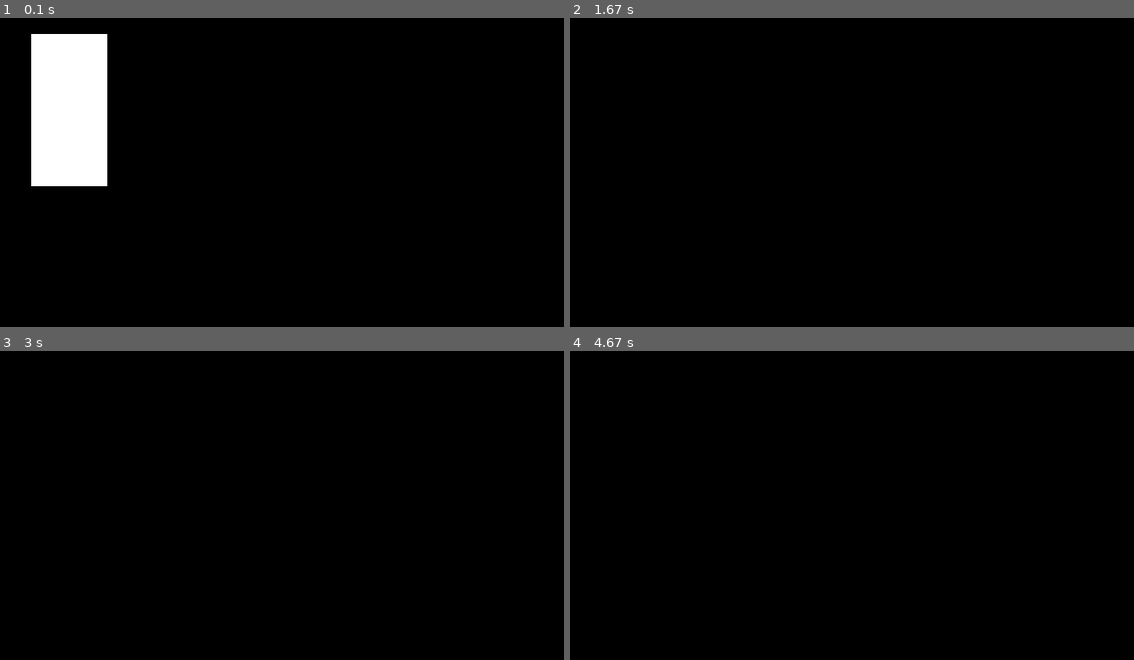
Above: before the commit, frames 1-4 (two rows, left to right).
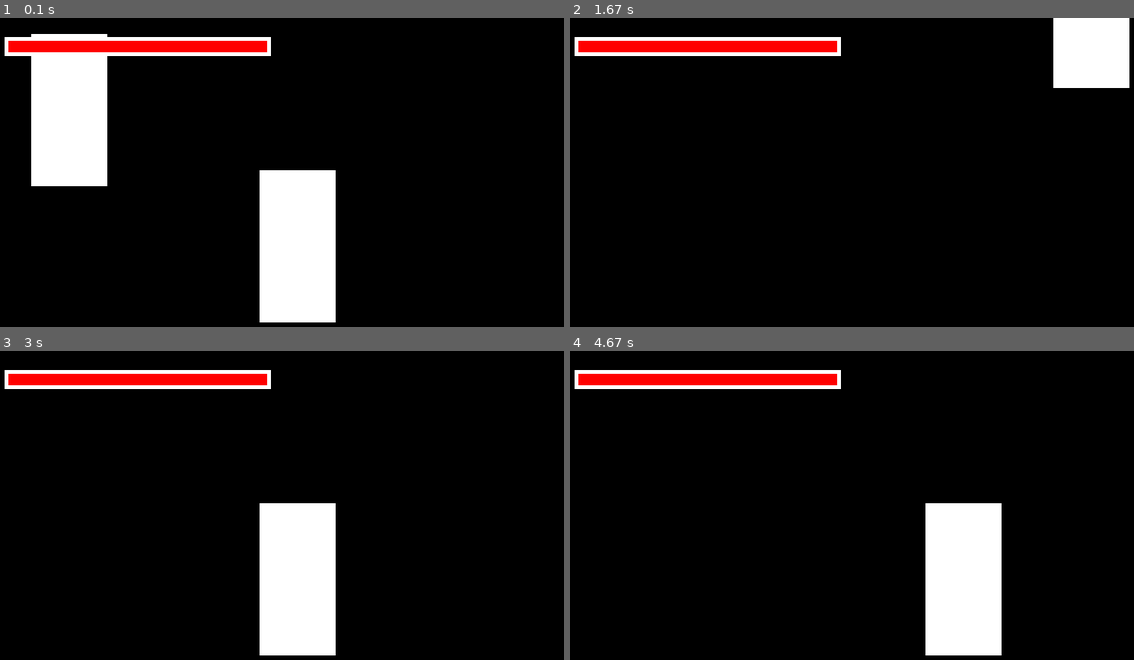
Above: after the commit, the same moments.

Repository: AJHS-Kelley/8b-ajhs-game-programming-23-24-MajinMusic
Game: pygame game, started from gameProgramming/09_finalProject/finalProject.py
Two runs of this game, one before a commit and one after it. Both use one fixed random seed, a clock stepped at 60 frames per second and the inputs below.
Inputs:
- Up to frame 1 (0.1 s): no input
- Up to frame 2 (1.67 s): tap Space at 0.33, 0.73, 1.03, 1.23, 1.57 s; hold Right 0.67-1.13 s; hold D 0.67-1.13 s; hold Up 1.17-1.47 s; hold Right from 1.5 s (still down); hold D from 1.5 s (still down)
- Up to frame 3 (3 s): tap Space at 1.87, 2.07, 2.37, 2.63, 2.93 s; release Right at 1.97 s; release D at 1.97 s; hold Left 2-2.53 s; hold A 2-2.53 s; hold Left 2.57-2.97 s; hold A 2.57-2.97 s
- Up to frame 4 (4.67 s): hold Up 3-3.37 s; tap Space at 3.07, 3.47, 3.77, 4.13, 4.43, 4.63 s; hold Right 3.4-4.03 s; hold D 3.4-4.03 s; hold Left 4.07-4.53 s; hold A 4.07-4.53 s; hold Right from 4.57 s (still down); hold D from 4.57 s (still down)

The runs differ from the first frame. In frame 1, 9.2% of the frame differs, in the area x 0-60%, y 6-99%; in frame 2, 6.0%; in frame 3, 9.6%; in frame 4, 9.6%.

Commit message:
finalProject.py v0.2.1
Added second player.

Diff:
--- a/gameProgramming/09_finalProject/finalProject.py
+++ b/gameProgramming/09_finalProject/finalProject.py
@@ -1,4 +1,4 @@
-# Final Project, Jacob Desha, v0.2
+# Final Project, Jacob Desha, v0.2.1
 import pygame
 from sys import exit
 import random
@@ -12,8 +12,10 @@
 width = 100
 height = 200
 vel = 10
-gravity = 0
-moveSpeed = 0
+player1_gravity = 0
+player1_Speed = 0
+player2_Speed = 0
+player2_gravity = 0
 
 resolution = 0 # = Low Resolution (800, 600), 1 = High Resolution (1920, 1080)
 
@@ -46,11 +48,19 @@
 screen = pygame.display.set_mode((x, y))
 test_background = pygame.image.load('img/background.png').convert()
 
-#create player
-test_surface = pygame.image.load('img\square.png').convert()
-test_SRect = test_surface.get_rect(midbottom = (100,200))
-xAxis = test_SRect.x
-yAxis = test_SRect.y
+test_health = pygame.Surface((350, 25))
+test_health.fill('White')
+test_HRect = test_health.get_rect(midbottom = (190, 50))
+
+test_Hfilling = pygame.Surface((340, 15))
+test_Hfilling.fill('Red')
+test_filling = test_Hfilling.get_rect(midbottom = (190, 45))
+
+#create players
+player1_surface = pygame.image.load('img\square.png').convert()
+player1_rect = player1_surface.get_rect(midbottom = (100,200))
+player2_surface = pygame.image.load('img\square.png').convert()
+player2_rect = player2_surface.get_rect(midbottom = (400,400))
 
 
 while True:
@@ -66,33 +76,54 @@
 
         if event.type == pygame.KEYDOWN:
             if event.key == pygame.K_d:
-                moveSpeed = 20
-                moveSpeed += 1
+                player1_Speed = 20
+                player1_Speed += 1
+        if event.type == pygame.KEYDOWN:
+            if event.key == pygame.K_a:
+                player1_Speed = -20
+                player1_Speed -= 1
+        if event.type == pygame.KEYUP:
+            if event.key == pygame.K_a or pygame.K_d:
+                player1_Speed = 0
+        if keys[pygame.K_SPACE]:
+            player1_gravity = -20
+
+        if event.type == pygame.KEYDOWN:
+            if event.key == pygame.K_RIGHT:
+                player2_Speed = 20
+                player2_Speed += 1
+        if event.type == pygame.KEYDOWN:
+            if event.key == pygame.K_LEFT:
+                player2_Speed = -20
+                player2_Speed -= 1
+        if event.type == pygame.KEYUP:
+            if event.key == pygame.K_LEFT or pygame.K_RIGHT:
+                player2_Speed = 0
+        if keys[pygame.K_UP]:
+            player2_gravity = -20
 
 
-        if event.type == pygame.KEYDOWN:
-            if event.key == pygame.K_a:
-                moveSpeed = -20
-                moveSpeed -= 1
 
-        if event.type == pygame.KEYUP:
-            if event.key == pygame.K_a or pygame.K_d:
-                moveSpeed = 0
+    player2_gravity += 1
+    player1_gravity += 1
+    player2_rect.x += player2_Speed
+    player1_rect.x += player1_Speed
+    player1_rect.y += player1_gravity
+    player2_rect.y += player2_gravity
+    print(player1_rect.bottom)
+    print(player1_Speed)
 
-        if keys[pygame.K_SPACE]:
-            gravity = -20
-
-
-    gravity += 1
-    test_SRect.x += moveSpeed
-    test_SRect.y += gravity
-    print(test_SRect.bottom)
-    print(moveSpeed)
-    if test_SRect.bottom > 401:
-        test_SRect.bottom = 400
-        screen.blit(test_surface, test_SRect)
+    if player1_rect.bottom > 401:
+        player1_rect.bottom = 400
+        screen.blit(player1_surface, player1_rect)
+    if player2_rect.bottom > 401:
+        player2_rect.bottom = 400
+        screen.blit(player2_surface, player2_rect)
     screen.blit(test_background, (0, 0))
-    screen.blit(test_surface, test_SRect)
+    screen.blit(player1_surface, player1_rect)
+    screen.blit(player2_surface, player2_rect)
+    screen.blit(test_health, test_HRect)
+    screen.blit(test_Hfilling, test_filling)
 
 
     pygame.display.update()
